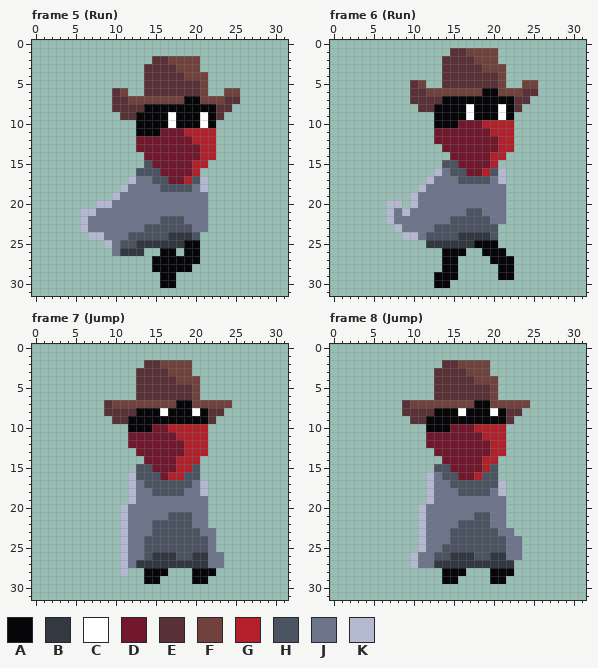
Pixel-art file -- aseprite/player.aseprite. Above, as it was before the edit.
32x32 pixels, 20 frames. Shown: frame 5 (Run), frame 6 (Run), frame 7 (Jump), frame 8 (Jump). The commit also changed other frames, which this record leaves out.
Visible layers, top first: "hat", "mask", "head", "cloak", "legs".
Palette (. is transparent): A #060608  B #333941  C #ffffff  D #73172d  E #5b3138  F #71413b  G #b4202a  H #4a5462  J #6d758d  K #b3b9d1
Pixels before, frame 5 (Run), first column x 6:
 2 .........EEFFFF.....
 3 ........EEEEFFF.....
 4 ........EEEEEFFF....
 5 ........EEEEEEEF....
 6 ....EF..EEEEEEEF..FF
 7 ....EEFFFFFFFAAFFFEE
 8 ....EEEEAAAAAAAAAEE.
 9 .....EEAAAACAAACAE..
10 .......AAAACAAACA...
11 .......AAADDDGGGG...
12 .......DDDDDDDGGG...
13 .......DDDDDDDDGG...
14 ........DDDDDDDGG...
15 ........HDDDDDGG....
16 .......HHHDDDDG.....
17 ......KJJHHDDGHK....
18 .....KJJJJHHHHJK....
19 ....KJJJJJJJJJJJ....
20 ..KKJJJJJJJJJJJJ....
21 KKJJJJJJJJJJJJJJ....
22 KJJJJJJJJJHHHJJJ....
23 KJJJJJJJHHHHHHJJ....
24 .KKJJJHHHHHBBBH.....
25 ...KJHHBBBBBBAA.....
26 ....JBBB..AA.AA.....
27 .........AAAAAA.....
28 .........AAAAA......
29 ..........AA........
30 ..........AA........
Pixels before, frame 6 (Run), first column x 7:
 1 ........EEFFFF.....
 2 .......EEEEFFF.....
 3 .......EEEEEFFF....
 4 .......EEEEEEEF....
 5 ...EF..EEEEEEEF..FF
 6 ...EEFFFFFFFAAFFFEE
 7 ...EEEEAAAAAAAAAEE.
 8 ....EEAAAACAAACAE..
 9 ......AAAACAAACA...
10 ......AAADDDGGGG...
11 ......DDDDDDDGGG...
12 ......DDDDDDDDGG...
13 .......DDDDDDDGG...
14 ........DDDDDGG....
15 .......HHDDDDG.....
16 ......KJHHDDGHK....
17 .....KJJJHHHHJK....
18 ....KJJJJJJJJJJ....
19 ...KJJJJJJJJJJJ....
20 KK.KJJJJJJJJJJJ....
21 KJKJJJJJJJHHJJJ....
22 KJJJJJJJHHHHHJJ....
23 .KJJJJHHHHHHHH.....
24 ..KKJHHHHBBBBH.....
25 .....BBBBBBAAA.....
26 .......AAA..AAA....
27 .......AA....AAA...
28 .......AA.....AA...
29 ......AAA.....AA...
30 ......AA...........
Pixels before, frame 7 (Jump), first column x 9:
 2 .....EEFFFF.....
 3 ....EEEEFFF.....
 4 ....EEEEEFFF....
 5 ....EEEEEEEF....
 6 ....EEEEEEEF....
 7 EFFFFFFFFAAFFFFF
 8 EEEEAAACAAACAEE.
 9 .EEAAAAAAAAAAE..
10 ...AAADDGGGGG...
11 ...DDDDDDGGGG...
12 ...DDDDDDDGGG...
13 ....DDDDDDGGG...
14 .....DDDDGGG....
15 ....HHDDDGGH....
16 ...KHHHDGGHH....
17 ...KJHHHHHHJK...
18 ...KJJHHHHJJK...
19 ...KJJJJJJJJJ...
20 ..KJJJJJJJJJJ...
21 ..KJJJJJHHHJJ...
22 ..KJJJHHHHHJJ...
23 ..KJJJHHHHHHJJ..
24 ..KJJHHHHHHHHJ..
25 ..KJJHHHHHHHHJ..
26 ..KJJHBBBHHBBJJ.
27 ..KJBBBBBBBBBJJ.
28 ..K..AAA...AAA..
29 .....AA....AA...
Pixels before, frame 8 (Jump), first column x 9:
 2 .....EEFFFF.....
 3 ....EEEEFFF.....
 4 ....EEEEEFFF....
 5 ....EEEEEEEF....
 6 ....EEEEEEEF....
 7 EFFFFFFFFAAFFFFF
 8 EEEEAAACAAACAEE.
 9 .EEAAAAAAAAAAE..
10 ...AAADDDGGGG...
11 ...DDDDDDDGGG...
12 ...DDDDDDDDGG...
13 ....DDDDDDDGG...
14 .....DDDDDGG....
15 ....HHDDDDGH....
16 ...KJHHDDGHH....
17 ...KJJHHHHHHK...
18 ...KJJJHHHHJK...
19 ...KJJJJJJJJJ...
20 ..KJJJJJJJJJJ...
21 ..KJJJJJJHHJJ...
22 ..KJJJJHHHHJJ...
23 ..KJJJHHHHHHJJ..
24 ..KJJJHHHHHHHJJ.
25 ..KJJHHHHHHHHJJ.
26 .KJJHHBBBHHBBJJ.
27 .KJJBBBBBBBBBB..
28 .....AAA...AAA..
29 .....AA....AA...
Now the later version:
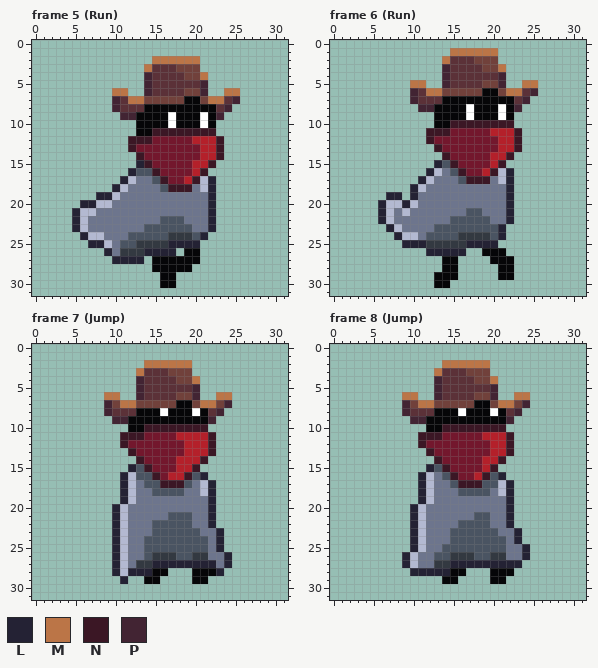
Colours new in this view: L #242234  M #bb7547  N #3b1725  P #422433
The edit:
layer "outline" now shown
Changed rows in their new state; - is an unchanged pixel.
Frame 5 (Run), layer "outline":
first column x 5:
 2 ----------MMMMMM-----
 3 ---------M-----------
 4 ---------P------M----
 5 ---------P------P----
 6 -----MM--P----FFP--MM
 7 -----P-MM--------MM-P
 8 -----P-------------P-
 9 ------PP----------P--
11 ----------NNNNNNNN---
12 -------NNN--------N--
13 -------N----------N--
14 --------N---------N--
15 --------LN-------N---
16 -------L--N-----N----
17 ------L----N---N-L---
18 -----L------NNN--L---
19 ---LL------------L---
20 -LL--------------L---
21 L----------------L---
22 L----------------L---
23 L----------------L---
24 -L--------------L----
25 --LL--------LLLL-----
26 ----L----LLLL--------
27 -----LLLL------------
Frame 6 (Run), layer "outline":
first column x 6:
 1 ---------MMMMMM-----
 2 --------M-----------
 3 --------P------M----
 4 --------P------P----
 5 ----MM--P----FFP--MM
 6 ----P-MM--------MM-P
 7 ----P-------------P-
 8 -----PP----------P--
10 ---------NNNNNNNN---
11 ------NNN--------N--
12 ------N----------N--
13 -------N---------N--
14 --------N-------N---
15 -------L-N-----N----
16 ------L---N---N-L---
17 -----L-----NNN--L---
18 ----L-----------L---
19 -LL-L-----------L---
20 L--L------------L---
21 L---------------L---
22 L---------------L---
23 -L-------------L----
24 --L------------L----
25 ---LLL-----LLLL-----
26 ------LLLLL---------
Frame 7 (Jump), layer "outline":
first column x 9:
 2 -----MMMMMM-----
 3 ----M-----------
 4 ----P------M----
 5 ----P------P----
 6 MM--P----FFP--MM
 7 P-MM--------MM-P
 8 P-------------P-
 9 -PP----------P--
10 -----NNNNNNNN---
11 --NNN--------N--
12 --N----------N--
13 ---N---------N--
14 ----N-------N---
15 ---L-N-----N----
16 --L---N---N-L---
17 --L----NNN---L--
18 --L----------L--
19 --L----------L--
20 -L-----------L--
21 -L-----------L--
22 -L-----------L--
23 -L------------L-
24 -L------------L-
25 -L------------L-
26 -L-------------L
27 -L----LLLLLLLL-L
28 -L-LLL--------L-
29 --L-------------
Frame 8 (Jump), layer "outline":
first column x 9:
 2 -----MMMMMM-----
 3 ----M-----------
 4 ----P------M----
 5 ----P------P----
 6 MM--P----FFP--MM
 7 P-MM--------MM-P
 8 P-------------P-
 9 -PP----------P--
10 -----NNNNNNNN---
11 --NNN--------N--
12 --N----------N--
13 ---N---------N--
14 ----N-------N---
15 ---L-N-----N----
16 --L---N---N-L---
17 --L----NNN---L--
18 --L----------L--
19 --L----------L--
20 -L-----------L--
21 -L-----------L--
22 -L-----------L--
23 -L------------L-
24 -L------------L-
25 -L-------------L
26 L--------------L
27 L-----LLLLLLLLL-
28 -LLLLL----------
Boxes around the changes in both pictures, in picture pixels (x1, y1, x2, y2):
changed: (72, 56, 240, 264)
changed: (378, 48, 538, 256)
changed: (104, 360, 232, 584)
changed: (402, 360, 530, 576)
